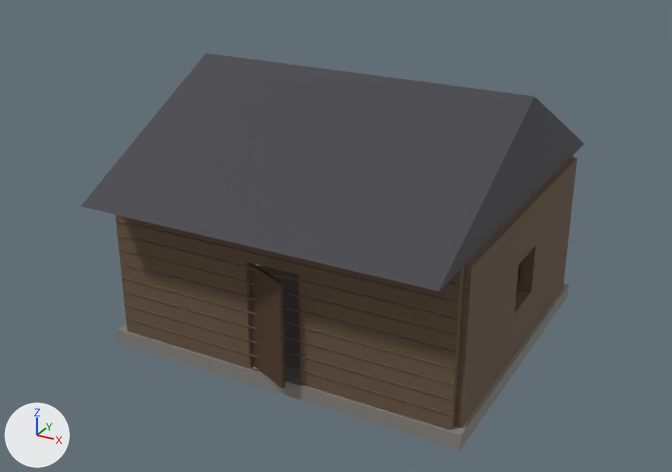
One commit to the FBX model Blender/Cikti/UE_Aktarim/SM_Kulube_2.fbx: the scene before it, then after it.
One viewpoint serves both versions: a 50 mm lens placed at (8.09, -15.5, 9.58), pointed at (-0.15, -0.52, 2.08). Every picture has the same lights, and +X, +Y and +Z are marked at lower left. The older version comes first.

The first picture shows 'Kulube_2'.
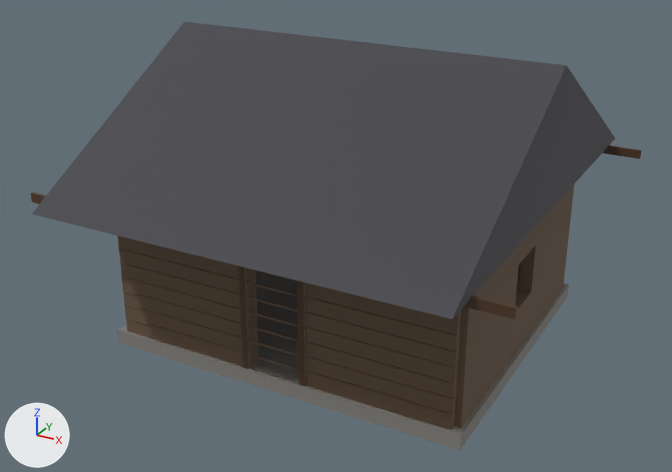
Changed parts and their boxes (x1, y1, x2, y2) in the pictures (672 x 472 px):
'Kulube_2', reshaped (21% wider, 8% taller): before (81, 53, 584, 450); after (31, 22, 641, 450)
part 1 of me_kulube_2, added: after (31, 192, 518, 319)
part 2 of me_kulube_2, added: after (603, 145, 641, 159)
part 3 of me_kulube_2, rebuilt (16% wider, 25% taller): before (81, 53, 584, 291); after (32, 22, 615, 319)
part 4 of me_kulube_2, deleted (brown): before (249, 263, 285, 389)
part 5 of me_kulube_2, added (brown): after (239, 266, 306, 387)

Patch to the scene script:
```diff
--- a/Blender/Cikti/UE_Aktarim/SM_Kulube_2.fbx.py
+++ b/Blender/Cikti/UE_Aktarim/SM_Kulube_2.fbx.py
@@ me_kulube_2 @@
 # used by ob_kulube_2; location = (0.0, 0.0, 0.0)
-me_kulube_2.from_pydata(...)  # 178 vertices, 149 faces; spans x -3.7..3.7, y -4.0..4.0, z 0.0..5.3
+me_kulube_2.from_pydata(...)  # 238 vertices, 203 faces; spans x -4.7..4.7, y -4.7..4.7, z 0.0..5.9
+# me_kulube_2 part 1: a new loose piece, a box spanning x -4.7..4.7, y -4.03..-3.97, z 3.16..3.34, in mat_m_doorwood (brown #503827)
+# me_kulube_2 part 2: a new loose piece, a box spanning x -4.7..4.7, y 3.97..4.03, z 3.16..3.34, in mat_m_doorwood (brown #503827)
+# me_kulube_2 part 3: the loose piece of 6 vertices spanning x -3.5..3.5, y -4.0..4.0, z 3.3..5.3 is rebuilt with 6 vertices and now spans x -4.0..4.0, y -4.7..4.7, z 3.3..5.9
+# me_kulube_2 part 4: the loose piece of 8 vertices spanning x -0.52..0.42, y -3.49..-3.01, z 0.35..2.45 is deleted
+# me_kulube_2 part 5
+# 8 vertices are added at x -0.67..0.55, y -3.12..-2.88, z 0.3..2.62
+# 6 new vertices lie (0.0, -0.06, 0.0) away from vertices in x -0.67..0.55, y -3.12, z 0.3..2.62
+# 6 new vertices lie (0.12, 0.0, 0.0) away from vertices in x 0.55, y -3.18..-2.88, z 0.3..2.62
+# 8 new vertices lie (0.0, 0.06, 0.0) away from vertices in x -0.67..0.67, y -2.88, z 0.3..2.62
+# 8 new vertices lie (0.0, 0.0, -0.12) away from vertices in x -0.67..0.67, y -3.18..-2.82, z 2.62
+# 36 new faces join them, mat_m_doorwood (brown #503827)
+# other edits to the shape of me_kulube_2 do not show in these pictures
 me_kulube_2.materials.append(mat_m_hutwood)
```
